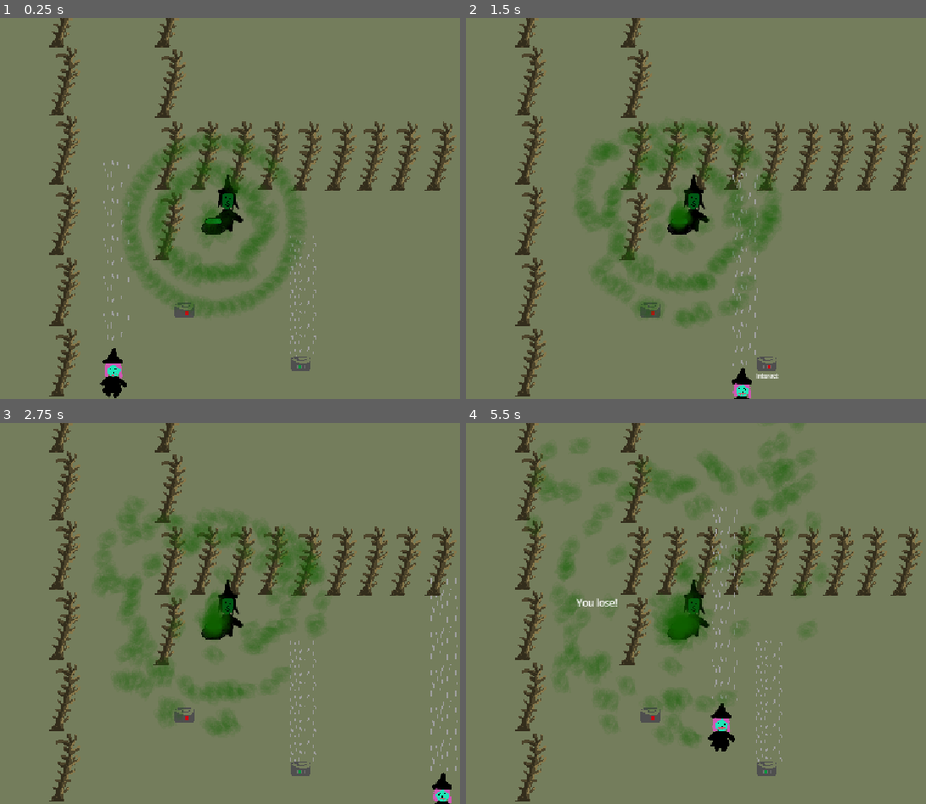
Above: before the commit, frames 1-4 (two rows, left to right).
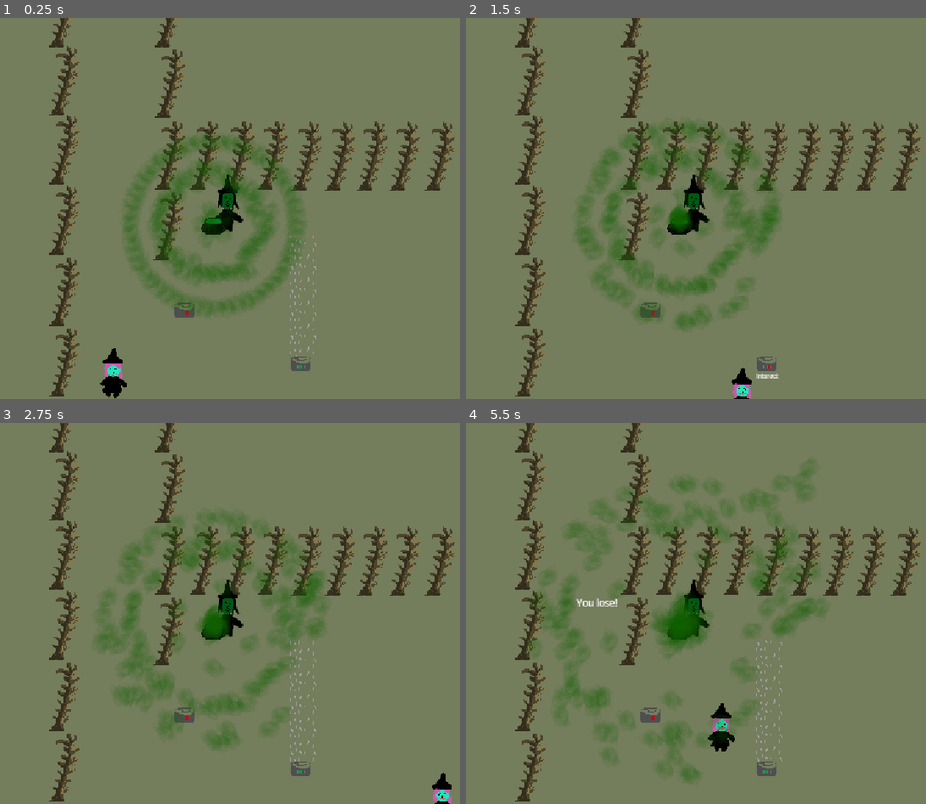
Above: after the commit, the same moments.

Repository: PeterMaidaRobot/Brewing-Game-Jam
Game: Godot game, scene res://scenes/levels/level_1.tscn
The game is run twice, just before and just after one commit, with the same random seed, the same clock (stepped at 60 frames per second) and the same inputs. This scene is started directly instead of the project's main scene.
Inputs:
- Up to frame 1 (0.25 s): no input
- Up to frame 2 (1.5 s): hold Right (move_right) 0.53-1.28 s; tap Space (interact) at 0.6, 1.35 s; hold Down (move_down) from 1.28 s (still down)
- Up to frame 3 (2.75 s): release Down (move_down) at 2.03 s; hold Right (move_right) from 2.03 s (still down); tap Space (interact) at 2.1 s
- Up to frame 4 (5.5 s): release Right (move_right) at 2.78 s; hold Up (move_up) 2.78-3.53 s; tap Space (interact) every 0.75 s from 2.85 to 5.1 s; hold Left (move_left) 3.53-5.03 s; hold Down (move_down) from 5.03 s (still down)

The runs differ from the first frame. In frame 1, 0.2% of the frame differs, in the area x 22-29%, y 37-85%; in frame 2, 1.6%; in frame 3, 6.2%; in frame 4, 7.7%, in the area x 13-79%, y 0-95%.

Commit message:
Added some more levels that need to be ironed out more

Diff:
--- a/scenes/levels/cutscene.gd
+++ /dev/null
@@ -1,13 +0,0 @@
-extends CanvasLayer
-
-
-# Called when the node enters the scene tree for the first time.
-func _ready() -> void:
-	pass # Replace with function body.
-
-
-# Called every frame. 'delta' is the elapsed time since the previous frame.
-func _process(delta: float) -> void:
-
-	if Input.is_action_just_pressed("interact"):
-		get_tree().change_scene_to_file(Constants.LEVEL_SCENE_PATH[0])
--- a/scenes/levels/cutscene.tscn
+++ b/scenes/levels/cutscene.tscn
@@ -1,7 +1,8 @@
 [gd_scene format=3 uid="uid://dp6pvqmq10wng"]
 
-[ext_resource type="Script" uid="uid://4el7whl1apg8" path="res://scenes/levels/cutscene.gd" id="1_ueq62"]
+[ext_resource type="Script" uid="uid://4el7whl1apg8" path="res://scripts/levels/cutscene.gd" id="1_ueq62"]
 [ext_resource type="Texture2D" uid="uid://c4bkn80d6gya4" path="res://art/cutscene/cutscene.png" id="2_d65mg"]
+[ext_resource type="Texture2D" uid="uid://cmwbfjd8hhynu" path="res://art/cutscene_big_face.png" id="3_kgahh"]
 
 [node name="Cutscene" type="CanvasLayer" unique_id=3954383]
 script = ExtResource("1_ueq62")
@@ -14,9 +15,15 @@
 grow_vertical = 2
 color = Color(0.5019608, 0.7607843, 0.80784315, 1)
 
-[node name="Sprite2D" type="Sprite2D" parent="." unique_id=1007854266]
+[node name="Panels" type="Node" parent="." unique_id=57306274]
+
+[node name="Cutscene" type="Sprite2D" parent="Panels" unique_id=1007854266]
 position = Vector2(576, 324)
 texture = ExtResource("2_d65mg")
+
+[node name="BigFacePanel" type="Sprite2D" parent="Panels" unique_id=477883483]
+position = Vector2(576, 324)
+texture = ExtResource("3_kgahh")
 
 [node name="ContinueLabel" type="Label" parent="." unique_id=1913046928]
 offset_left = 943.0
--- a/scenes/levels/level_1.tscn
+++ b/scenes/levels/level_1.tscn
@@ -1,7 +1,7 @@
 [gd_scene format=3 uid="uid://mjvdcl7erbjb"]
 
 [ext_resource type="PackedScene" uid="uid://bi6trsfuwy02x" path="res://scenes/log.tscn" id="1_oc4kc"]
-[ext_resource type="Script" uid="uid://dfxfvmy3nw80k" path="res://scenes/levels/level_1.gd" id="1_s8va5"]
+[ext_resource type="Script" uid="uid://dfxfvmy3nw80k" path="res://scripts/levels/level_1.gd" id="1_s8va5"]
 [ext_resource type="PackedScene" uid="uid://bh7itprriigm0" path="res://scenes/goal.tscn" id="2_s8va5"]
 [ext_resource type="PackedScene" uid="uid://d0mfjusp8jcmh" path="res://scenes/player.tscn" id="3_dga24"]
 [ext_resource type="PackedScene" uid="uid://cd5wqgh1joffo" path="res://scenes/witch.tscn" id="4_qxy0u"]
@@ -89,11 +89,13 @@
 [node name="Fan" parent="." unique_id=151114730 instance=ExtResource("5_excbq")]
 position = Vector2(684, 491)
 scale = Vector2(1.233, 1.234)
+child_breeze_dir = Vector2(0, -1)
 
 [node name="Fan2" parent="." unique_id=1114773305 instance=ExtResource("5_excbq")]
 position = Vector2(882, 582)
 scale = Vector2(1.233, 1.234)
 fan_on = true
+child_breeze_dir = Vector2(0, -1)
 
 [node name="Cauldron" parent="." unique_id=1046902203 instance=ExtResource("6_iav0o")]
 position = Vector2(732, 352)
--- a/scenes/levels/level_2.tscn
+++ b/scenes/levels/level_2.tscn
@@ -1,6 +1,6 @@
 [gd_scene format=3 uid="uid://50xx7uakn5r3"]
 
-[ext_resource type="Script" uid="uid://481gwrunmrln" path="res://scenes/levels/level_2.gd" id="1_8qukl"]
+[ext_resource type="Script" uid="uid://481gwrunmrln" path="res://scripts/levels/level_2.gd" id="1_8qukl"]
 [ext_resource type="PackedScene" uid="uid://bi6trsfuwy02x" path="res://scenes/log.tscn" id="1_ibugp"]
 [ext_resource type="PackedScene" uid="uid://bh7itprriigm0" path="res://scenes/goal.tscn" id="2_8qukl"]
 [ext_resource type="PackedScene" uid="uid://d0mfjusp8jcmh" path="res://scenes/player.tscn" id="3_3p04p"]
@@ -21,12 +21,6 @@
 
 [node name="Logs" type="Node" parent="." unique_id=950533807]
 
-[node name="Log" parent="Logs" unique_id=1126208388 instance=ExtResource("1_ibugp")]
-position = Vector2(478, 344)
-
-[node name="Log4" parent="Logs" unique_id=1092643682 instance=ExtResource("1_ibugp")]
-position = Vector2(478, 224)
-
 [node name="Log5" parent="Logs" unique_id=273279388 instance=ExtResource("1_ibugp")]
 position = Vector2(478, 107)
 
@@ -39,44 +33,8 @@
 [node name="Log8" parent="Logs" unique_id=1508674543 instance=ExtResource("1_ibugp")]
 position = Vector2(658, 112)
 
-[node name="Log9" parent="Logs" unique_id=1947646529 instance=ExtResource("1_ibugp")]
-position = Vector2(658, 234)
-
-[node name="Log10" parent="Logs" unique_id=421781694 instance=ExtResource("1_ibugp")]
-position = Vector2(656, 354)
-
-[node name="Log11" parent="Logs" unique_id=111843405 instance=ExtResource("1_ibugp")]
-position = Vector2(776, 234)
-
-[node name="Log16" parent="Logs" unique_id=1370960462 instance=ExtResource("1_ibugp")]
-position = Vector2(718, 234)
-
-[node name="Log12" parent="Logs" unique_id=362125425 instance=ExtResource("1_ibugp")]
-position = Vector2(833, 234)
-
-[node name="Log13" parent="Logs" unique_id=326791599 instance=ExtResource("1_ibugp")]
-position = Vector2(891, 235)
-
-[node name="Log14" parent="Logs" unique_id=97368429 instance=ExtResource("1_ibugp")]
-position = Vector2(948, 235)
-
-[node name="Log15" parent="Logs" unique_id=829305076 instance=ExtResource("1_ibugp")]
-position = Vector2(1003, 235)
-
-[node name="Log17" parent="Logs" unique_id=1961869479 instance=ExtResource("1_ibugp")]
-position = Vector2(1058, 235)
-
-[node name="Log18" parent="Logs" unique_id=723087918 instance=ExtResource("1_ibugp")]
-position = Vector2(1118, 235)
-
-[node name="Log2" parent="Logs" unique_id=1523705002 instance=ExtResource("1_ibugp")]
-position = Vector2(478, 466)
-
-[node name="Log3" parent="Logs" unique_id=669135959 instance=ExtResource("1_ibugp")]
-position = Vector2(478, 586)
-
 [node name="Goal" parent="." unique_id=573352576 instance=ExtResource("2_8qukl")]
-position = Vector2(569.00006, 29)
+position = Vector2(569, 30)
 scale = Vector2(5.8819265, 2.8393373)
 next_level_num = 99
 
@@ -84,19 +42,23 @@
 position = Vector2(565, 614)
 
 [node name="Witch" parent="." unique_id=2028683889 instance=ExtResource("4_qsp8v")]
-position = Vector2(367.99994, 473)
+position = Vector2(354, 232.99997)
 
 [node name="Fan" parent="." unique_id=151114730 instance=ExtResource("5_nt80m")]
-position = Vector2(325, 407.99997)
+position = Vector2(761, 393.99997)
 scale = Vector2(1.233, 1.234)
+child_breeze_dir = Vector2(0, -1)
 
 [node name="Fan2" parent="." unique_id=332748582 instance=ExtResource("5_nt80m")]
 position = Vector2(421, 413)
 scale = Vector2(1.233, 1.234)
-fan_on = true
+child_breeze_dir = Vector2(0, -1)
 
 [node name="Cauldron" parent="." unique_id=1046902203 instance=ExtResource("6_brxtv")]
 position = Vector2(368, 293)
 
+[node name="Cauldron2" parent="." unique_id=1955953847 instance=ExtResource("6_brxtv")]
+position = Vector2(826, 293)
+
 [connection signal="win_game" from="Goal" to="." method="_on_goal_win_game"]
 [connection signal="lose_game" from="Player" to="." method="_on_player_lose_game"]
--- /dev/null
+++ b/scenes/levels/level_3.tscn
@@ -0,0 +1,62 @@
+[gd_scene format=3 uid="uid://40pwudu3t1m3"]
+
+[ext_resource type="PackedScene" uid="uid://bi6trsfuwy02x" path="res://scenes/log.tscn" id="1_ftfob"]
+[ext_resource type="PackedScene" uid="uid://bh7itprriigm0" path="res://scenes/goal.tscn" id="2_fkk1g"]
+[ext_resource type="PackedScene" uid="uid://d0mfjusp8jcmh" path="res://scenes/player.tscn" id="3_ugcn1"]
+[ext_resource type="PackedScene" uid="uid://cd5wqgh1joffo" path="res://scenes/witch.tscn" id="4_pimnq"]
+[ext_resource type="PackedScene" uid="uid://bv4qqayneihhw" path="res://scenes/fan.tscn" id="5_2bnyt"]
+[ext_resource type="PackedScene" uid="uid://dsiq3lr1rgl53" path="res://scenes/cauldron.tscn" id="6_n6eey"]
+
+[node name="Level3" type="Node" unique_id=1321300633]
+
+[node name="Background" type="ColorRect" parent="." unique_id=308053666]
+anchors_preset = 15
+anchor_right = 1.0
+anchor_bottom = 1.0
+grow_horizontal = 2
+grow_vertical = 2
+color = Color(0.45314705, 0.48958445, 0.3594718, 1)
+
+[node name="Logs" type="Node" parent="." unique_id=795111191]
+
+[node name="Log5" parent="Logs" unique_id=1126208388 instance=ExtResource("1_ftfob")]
+position = Vector2(478, 107)
+
+[node name="Log6" parent="Logs" unique_id=1213054909 instance=ExtResource("1_ftfob")]
+position = Vector2(478, -10)
+
+[node name="Log7" parent="Logs" unique_id=1797953117 instance=ExtResource("1_ftfob")]
+position = Vector2(658, -10)
+
+[node name="Log8" parent="Logs" unique_id=1590256503 instance=ExtResource("1_ftfob")]
+position = Vector2(658, 112)
+
+[node name="Goal" parent="." unique_id=573352576 instance=ExtResource("2_fkk1g")]
+position = Vector2(569, 30)
+scale = Vector2(5.8819265, 2.8393373)
+next_level_num = 99
+
+[node name="Player" parent="." unique_id=1573098926 instance=ExtResource("3_ugcn1")]
+position = Vector2(565, 614)
+
+[node name="Witch" parent="." unique_id=2028683889 instance=ExtResource("4_pimnq")]
+position = Vector2(738, 259)
+
+[node name="Fan" parent="." unique_id=151114730 instance=ExtResource("5_2bnyt")]
+position = Vector2(818, 365)
+rotation = 4.712389
+scale = Vector2(1.233, 1.234)
+child_breeze_dir = Vector2(-1, 0)
+
+[node name="Fan2" parent="." unique_id=2029827020 instance=ExtResource("5_2bnyt")]
+position = Vector2(775, 489)
+scale = Vector2(1.233, 1.234)
+child_breeze_dir = Vector2(0, -1)
+
+[node name="Fan3" parent="." unique_id=112318442 instance=ExtResource("5_2bnyt")]
+position = Vector2(674, 412)
+scale = Vector2(1.233, 1.234)
+child_breeze_dir = Vector2(0, -1)
+
+[node name="Cauldron2" parent="." unique_id=301970594 instance=ExtResource("6_n6eey")]
+position = Vector2(729, 311)
--- /dev/null
+++ b/scenes/levels/level_4.tscn
@@ -0,0 +1,82 @@
+[gd_scene format=3 uid="uid://dmnkgb0sy820t"]
+
+[ext_resource type="PackedScene" uid="uid://bi6trsfuwy02x" path="res://scenes/log.tscn" id="1_rej77"]
+[ext_resource type="PackedScene" uid="uid://bh7itprriigm0" path="res://scenes/goal.tscn" id="2_5vn0v"]
+[ext_resource type="PackedScene" uid="uid://d0mfjusp8jcmh" path="res://scenes/player.tscn" id="3_ts8eg"]
+[ext_resource type="PackedScene" uid="uid://cd5wqgh1joffo" path="res://scenes/witch.tscn" id="4_um320"]
+[ext_resource type="PackedScene" uid="uid://bv4qqayneihhw" path="res://scenes/fan.tscn" id="5_glw47"]
+[ext_resource type="PackedScene" uid="uid://dsiq3lr1rgl53" path="res://scenes/cauldron.tscn" id="6_4wsov"]
+
+[node name="Level4" type="Node" unique_id=1244656757]
+
+[node name="Background" type="ColorRect" parent="." unique_id=1048212525]
+anchors_preset = 15
+anchor_right = 1.0
+anchor_bottom = 1.0
+grow_horizontal = 2
+grow_vertical = 2
+color = Color(0.45314705, 0.48958445, 0.3594718, 1)
+
+[node name="Logs" type="Node" parent="." unique_id=955531654]
+
+[node name="Log5" parent="Logs" unique_id=1126208388 instance=ExtResource("1_rej77")]
+position = Vector2(478, 107)
+
+[node name="Log9" parent="Logs" unique_id=783470483 instance=ExtResource("1_rej77")]
+position = Vector2(478, 228)
+
+[node name="Log10" parent="Logs" unique_id=1599442201 instance=ExtResource("1_rej77")]
+position = Vector2(308, 584)
+
+[node name="Log11" parent="Logs" unique_id=844425208 instance=ExtResource("1_rej77")]
+position = Vector2(430, 584)
+
+[node name="Log6" parent="Logs" unique_id=1337452315 instance=ExtResource("1_rej77")]
+position = Vector2(478, -10)
+
+[node name="Log7" parent="Logs" unique_id=688960248 instance=ExtResource("1_rej77")]
+position = Vector2(658, -10)
+
+[node name="Log12" parent="Logs" unique_id=35934001 instance=ExtResource("1_rej77")]
+position = Vector2(659, 110)
+
+[node name="Log13" parent="Logs" unique_id=548314197 instance=ExtResource("1_rej77")]
+position = Vector2(659, 229)
+
+[node name="Log14" parent="Logs" unique_id=1953530660 instance=ExtResource("1_rej77")]
+position = Vector2(660, 346)
+
+[node name="Log15" parent="Logs" unique_id=688423130 instance=ExtResource("1_rej77")]
+position = Vector2(662, 461)
+
+[node name="Log8" parent="Logs" unique_id=1241278564 instance=ExtResource("1_rej77")]
+position = Vector2(369, 585)
+
+[node name="Goal" parent="." unique_id=573352576 instance=ExtResource("2_5vn0v")]
+position = Vector2(569, 30)
+scale = Vector2(5.8819265, 2.8393373)
+next_level_num = 99
+
+[node name="Player" parent="." unique_id=1573098926 instance=ExtResource("3_ts8eg")]
+position = Vector2(182, 611)
+
+[node name="Witch" parent="." unique_id=2028683889 instance=ExtResource("4_um320")]
+position = Vector2(738, 259)
+
+[node name="Fan" parent="." unique_id=151114730 instance=ExtResource("5_glw47")]
+position = Vector2(433.99997, 406)
+rotation = 4.712389
+scale = Vector2(1.233, 1.234)
+child_breeze_dir = Vector2(-1, 0)
+
+[node name="Fan2" parent="." unique_id=203800043 instance=ExtResource("5_glw47")]
+position = Vector2(121, 353)
+rotation = 1.5707964
+scale = Vector2(1.233, 1.234)
+child_breeze_dir = Vector2(1, 0)
+
+[node name="Cauldron2" parent="." unique_id=1046902203 instance=ExtResource("6_4wsov")]
+position = Vector2(269, 301)
+
+[node name="Cauldron3" parent="." unique_id=1092185950 instance=ExtResource("6_4wsov")]
+position = Vector2(373, 303)
--- a/scenes/levels/main_menu.tscn
+++ b/scenes/levels/main_menu.tscn
@@ -1,6 +1,6 @@
 [gd_scene format=3 uid="uid://cgyxwddg7j6rc"]
 
-[ext_resource type="Script" uid="uid://cjt80c570klo7" path="res://scenes/levels/main_menu.gd" id="1_fsby3"]
+[ext_resource type="Script" uid="uid://cjt80c570klo7" path="res://scripts/levels/main_menu.gd" id="1_fsby3"]
 [ext_resource type="Texture2D" uid="uid://ldqph2c5xwxw" path="res://art/main_menu.png" id="2_leamy"]
 
 [node name="MainMenu" type="CanvasLayer" unique_id=572550495]
--- a/scenes/player.tscn
+++ b/scenes/player.tscn
@@ -2,7 +2,6 @@
 
 [ext_resource type="Script" uid="uid://dfo7r770s3ix8" path="res://scripts/player.gd" id="1_onrkg"]
 [ext_resource type="Texture2D" uid="uid://dqro0amu2p0ir" path="res://art/player.png" id="2_i3pqv"]
-[ext_resource type="PackedScene" uid="uid://uoxhc115f880" path="res://scenes/breeze.tscn" id="3_hqtel"]
 
 [sub_resource type="SpriteFrames" id="SpriteFrames_onrkg"]
 animations = [{
@@ -35,10 +34,6 @@
 position = Vector2(-1.5, -5)
 shape = SubResource("RectangleShape2D_sh265")
 
-[node name="Breeze" parent="." unique_id=1725732873 instance=ExtResource("3_hqtel")]
-position = Vector2(-1, -109.5)
-scale = Vector2(0.640001, 1)
-
 [node name="SmokeHitbox" type="Area2D" parent="." unique_id=346136574]
 scale = Vector2(0.99670535, 1)
 collision_layer = 2
--- a/scripts/breeze.gd
+++ b/scripts/breeze.gd
@@ -1,5 +1,7 @@
 extends Area2D
+class_name Breeze
 
+@export var breeze_direction : Vector2
 
 # Called when the node enters the scene tree for the first time.
 func _ready() -> void:
@@ -22,9 +24,9 @@
 func _on_body_entered(body: Node2D) -> void:
 	if body is Smoke:
 		var smoke : Smoke = body as Smoke
-		smoke.fan_direction += Vector2(0.0, -1.0)
+		smoke.fan_direction += breeze_direction
 
 func _on_body_exited(body: Node2D) -> void:
 	if body is Smoke:
 		var smoke : Smoke = body as Smoke
-		smoke.fan_direction += Vector2(0.0, +1.0)
+		smoke.fan_direction -= breeze_direction
--- a/scripts/cauldron.gd
+++ b/scripts/cauldron.gd
@@ -19,18 +19,18 @@
 	for i in range(count):
 
 		# Create a new instance of the Smoke Scene
-		var smoke = smoke_scene.instantiate()
+		var smoke : Node = smoke_scene.instantiate()
 
 		# Grab the static point location to spawn from
 		var smoke_spawn_location = $SmokeSpawnLocation
 
 		# Set the smoke's direction prependicular to the path direction.
-		var direction = smoke_spawn_location.rotation
+		var direction : float = smoke_spawn_location.rotation
 		# Rotate the point so it will cover the full 360 degrees
 		smoke_spawn_location.rotation += (2 * PI / count)
 
 		# Create the ring at the desired range away, giving some randomness variation
-		var layer = range + randf_range(0.0, variation)
+		var layer : float = range + randf_range(0.0, variation)
 		smoke.position = smoke_spawn_location.position + Vector2(layer, layer).rotated(direction)
 
 		# Add some randomness to the direction.
@@ -38,7 +38,7 @@
 		smoke.rotation = direction
 
 		# Choose the velocity for the mob.
-		var velocity = Vector2(5.0, 20.0)
+		var velocity : Vector2 = Vector2(5.0, 20.0)
 		smoke.linear_velocity = velocity.rotated(direction)
 
 		# Spawn the smoke by adding it to the Main scene.
@@ -54,7 +54,7 @@
 
 func _on_smoke_timer_timeout() -> void:
 	# Create a new instance of the Mob Scene
-	var smoke = smoke_scene.instantiate()
+	var smoke : Node = smoke_scene.instantiate()
 
 	# Continue the circle along the Path2D at an interval, it will reset to zero once it goes over 1
 	var smoke_spawn_location = $SmokePath/SmokeSpawnLocation
@@ -64,14 +64,14 @@
 	smoke.position = smoke_spawn_location.position
 
 	# Set the mob's direction prependicular to the path direction.
-	var direction = smoke_spawn_location.rotation - (PI / 2)
+	var direction : float = smoke_spawn_location.rotation - (PI / 2)
 
 	# Add some randomness to the direction.
 	direction += randf_range(-PI / 4, PI / 4)
 	smoke.rotation = direction
 
 	# Choose the velocity for the mob.
-	var velocity = Vector2(randf_range(5.0, 10.0), 0.0)
+	var velocity : Vector2 = Vector2(randf_range(5.0, 10.0), 0.0)
 	smoke.linear_velocity = velocity.rotated(direction)
 
 	# Spawn the mob by adding it to the Main scene.
--- a/scripts/fan.gd
+++ b/scripts/fan.gd
@@ -1,7 +1,9 @@
 extends StaticBody2D
+class_name Fan
 
 
-@export var fan_on = false
+@export var fan_on : bool = false
+@export var child_breeze_dir : Vector2
 
 var player_in_range : bool = false # TODO this needs to be assessed!!! might be inaccurate on boot-up, though interact text will not be shown, exit and re-enter.
 
@@ -11,6 +13,9 @@
 		turn_on()
 	else:
 		turn_off()
+	$Breeze.breeze_direction = child_breeze_dir
+	if child_breeze_dir == Vector2(0.0, 0.0):
+		print("Error, no breeze dir set!!")
 
 # Called every frame. 'delta' is the elapsed time since the previous frame.
 func _process(delta: float) -> void:
--- /dev/null
+++ b/scripts/levels/cutscene.gd
@@ -0,0 +1,26 @@
+extends CanvasLayer
+
+
+var panel_index : int = 1
+
+# Called when the node enters the scene tree for the first time.
+func _ready() -> void:
+	# Make sure everything is hidden
+	$Panels/BigFacePanel.hide()
+
+
+# Called every frame. 'delta' is the elapsed time since the previous frame.
+func _process(delta: float) -> void:
+
+	if Input.is_action_just_pressed("interact"):
+		panel_index += 1
+		update_panel(panel_index)
+
+
+func update_panel(new_panel_index : int) -> void:
+
+	match new_panel_index: # TODO there's def a better way than this...
+		2:
+			$Panels/BigFacePanel.show()
+		3:
+			get_tree().change_scene_to_file(Constants.LEVEL_SCENE_PATH[0])
--- a/scripts/smoke.gd
+++ b/scripts/smoke.gd
@@ -2,7 +2,7 @@
 extends RigidBody2D
 
 var fan_direction : Vector2 = Vector2(0.0, 0.0)
-var strength : int = 2000
+var strength : int = 1200
 
 # Called when the node enters the scene tree for the first time.
 func _ready() -> void:
Binary file added: art/cutscene_big_face.png
Not shown, added: art/cutscene_big_face.png.import
Renamed: scenes/levels/cutscene.gd.uid -> scripts/levels/cutscene.gd.uid
Renamed: scenes/levels/level.gd -> scripts/levels/level.gd
Renamed: scenes/levels/level.gd.uid -> scripts/levels/level.gd.uid
Renamed: scenes/levels/level_1.gd -> scripts/levels/level_1.gd
Renamed: scenes/levels/level_1.gd.uid -> scripts/levels/level_1.gd.uid
Renamed: scenes/levels/level_2.gd -> scripts/levels/level_2.gd
Renamed: scenes/levels/level_2.gd.uid -> scripts/levels/level_2.gd.uid
Renamed: scenes/levels/main_menu.gd -> scripts/levels/main_menu.gd
Renamed: scenes/levels/main_menu.gd.uid -> scripts/levels/main_menu.gd.uid
Not shown, changed: art/cutscene.kra
